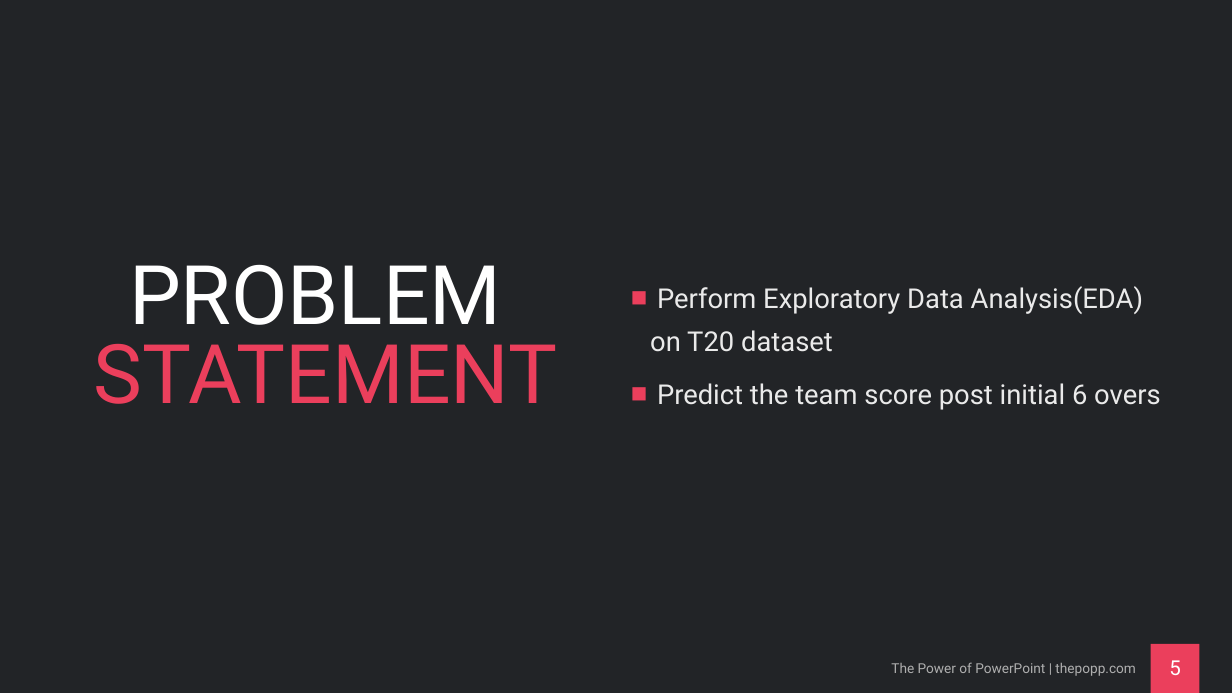
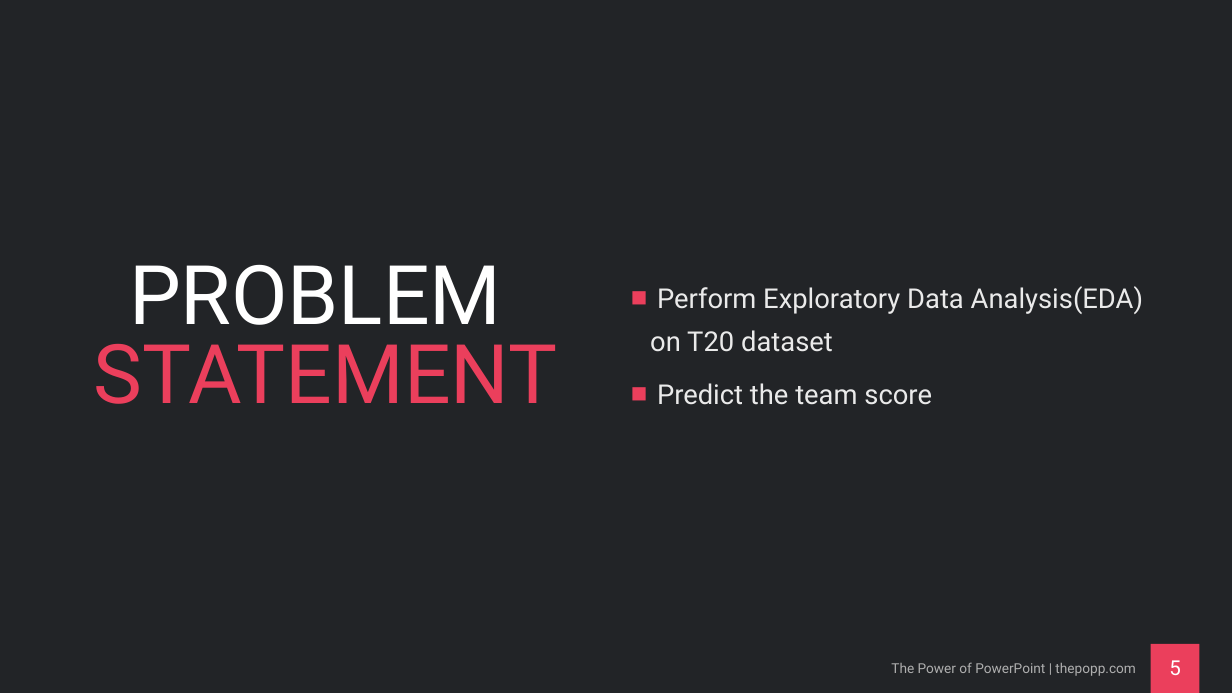
Before and after one commit to praveenraghuvanshi/tech-sessions, a slide deck: slide 5 of 16062021-Global-AI-Community-2021/cricket-analytics.pptx. Drawn at 1232x693 pixels with LibreOffice and Linux fonts; fonts in the diff are those of the drawing. Boxes give left, top, right and bottom in pixels: in the first picture for what was removed or moved away, otherwise in the second. Text is boxed around its words. In the diff, an @@ line names an element or a change of style, - is before the commit and + after.

```diff
--- a/16062021-Global-AI-Community-2021/cricket-analytics.pptx
+++ b/16062021-Global-AI-Community-2021/cricket-analytics.pptx
@@ text at (x1=657, y1=383, x2=932, y2=405): text changed @@
-■ Predict the team score post initial 6 overs
+■ Predict the team score
```
Also in this commit, not shown: 4 other slides changed, 3 slides added, 2 slides removed, 10 other files.
